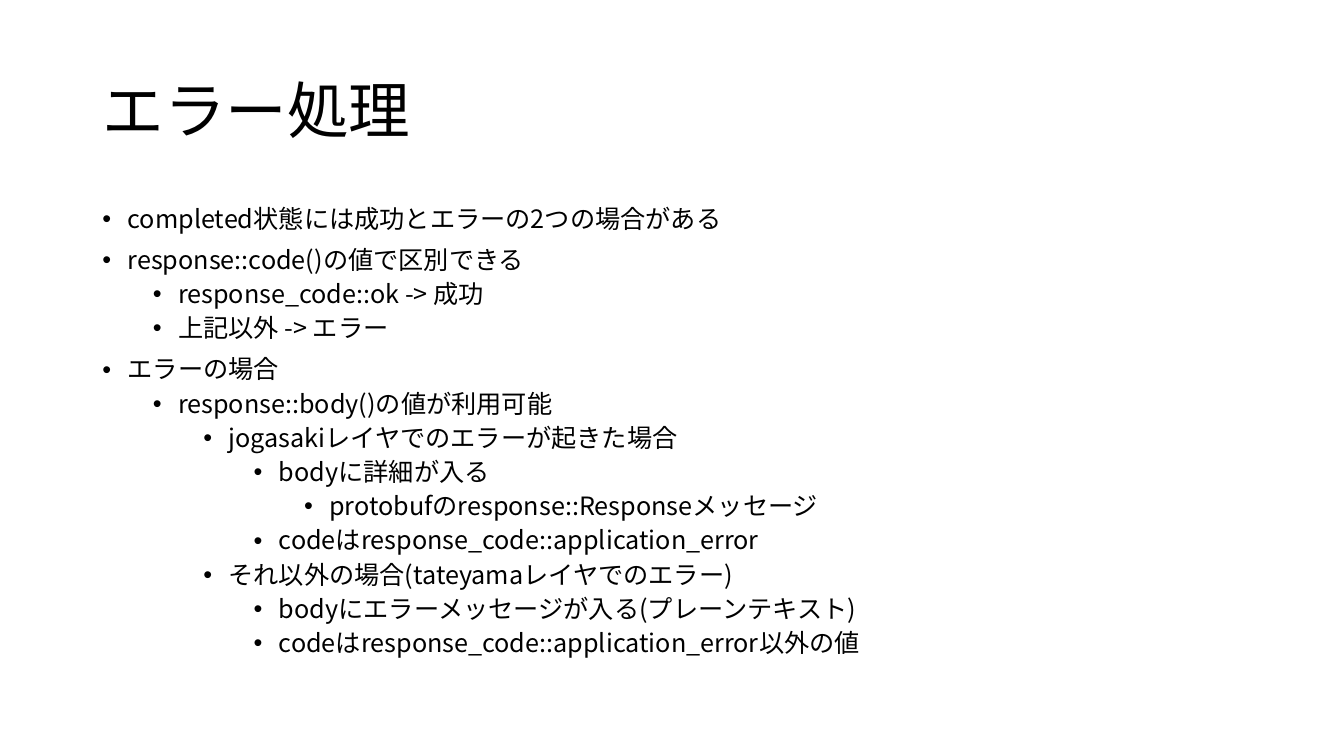
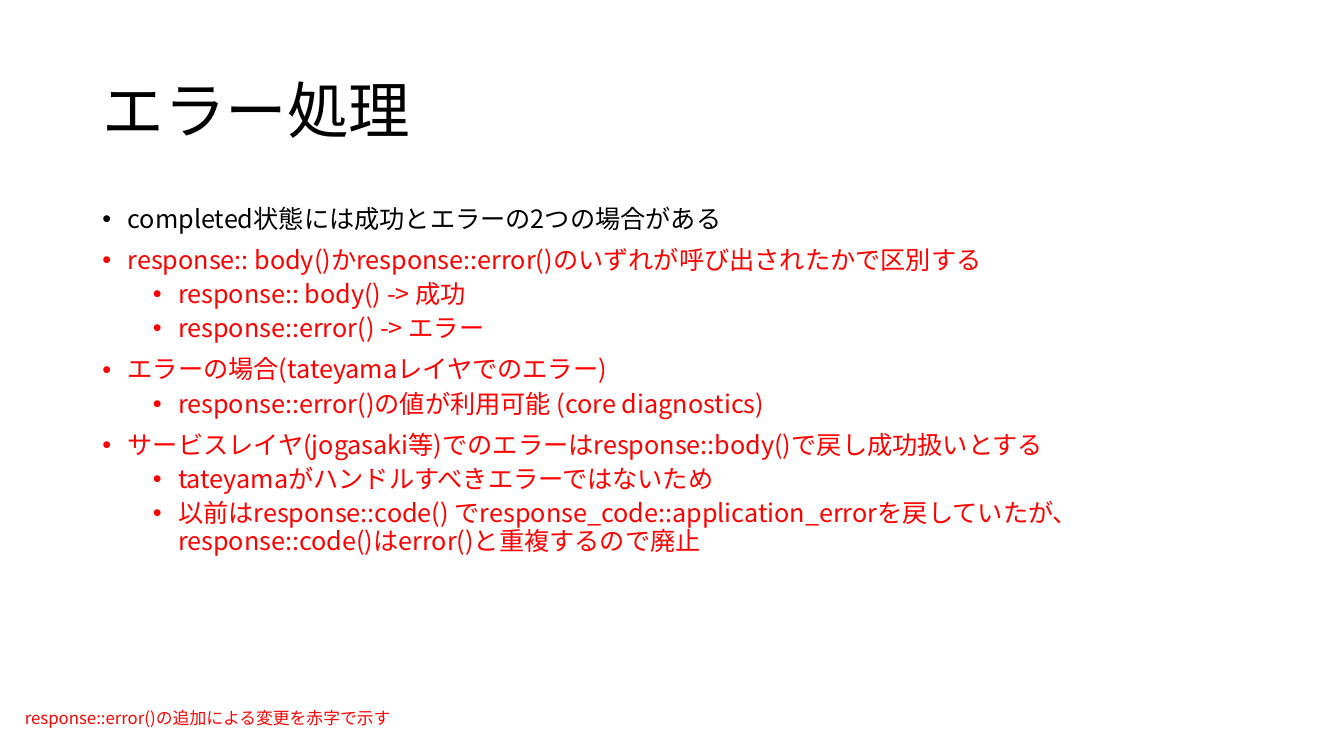
Before and after one commit to project-tsurugi/tateyama, a slide deck: slide 3 of docs/endpoint_state.pptx (slide 4 before the commit). Drawn at 1344x756 pixels with LibreOffice and Linux fonts; fonts in the diff are those of the drawing. Boxes give left, top, right and bottom in pixels: in the first picture for what was removed or moved away, otherwise in the second. Text is boxed around its words. In the diff, an @@ line names an element or a change of style, - is before the commit and + after.

Commit message:
doc: update endpoint_state.pptx for response::error()

```diff
--- a/docs/endpoint_state.pptx
+++ b/docs/endpoint_state.pptx
@@ text at box(128, 248, 1078, 556): text changed; text colour #000000 to #FF0000 @@
-• response::code()の値で区別できる
-  • response_code::ok -> 成功
-  • 上記以外 -> エラー
-• エラーの場合
-  • response::body()の値が利用可能
-    • jogasakiレイヤでのエラーが起きた場合
-      • bodyに詳細が入る
-        • protobufのresponse::Responseメッセージ
-      • codeはresponse_code::application_error
-    • それ以外の場合(tateyamaレイヤでのエラー)
-      • bodyにエラーメッセージが入る(プレーンテキスト)
-      • codeはresponse_code::application_error以外の値
+• response:: body()かresponse::error()のいずれが呼び出されたかで区別する
+  • response:: body() -> 成功
+  • response::error() -> エラー
+• エラーの場合(tateyamaレイヤでのエラー)
+  • response::error()の値が利用可能 (core diagnostics)
+• サービスレイヤ(jogasaki等)でのエラーはresponse::body()で戻し成功扱いとする
+  • tateyamaがハンドルすべきエラーではないため
+  • 以前はresponse::code() でresponse_code::application_errorを戻していたが、 response::code()はerror()と重複するので廃止
@@ text added at box(25, 710, 391, 728), 12 pt, text #FF0000 @@
+response::error()の追加による変更を赤字で示す
```
Also in this commit, not shown: 1 other slide changed, 1 slide removed.
